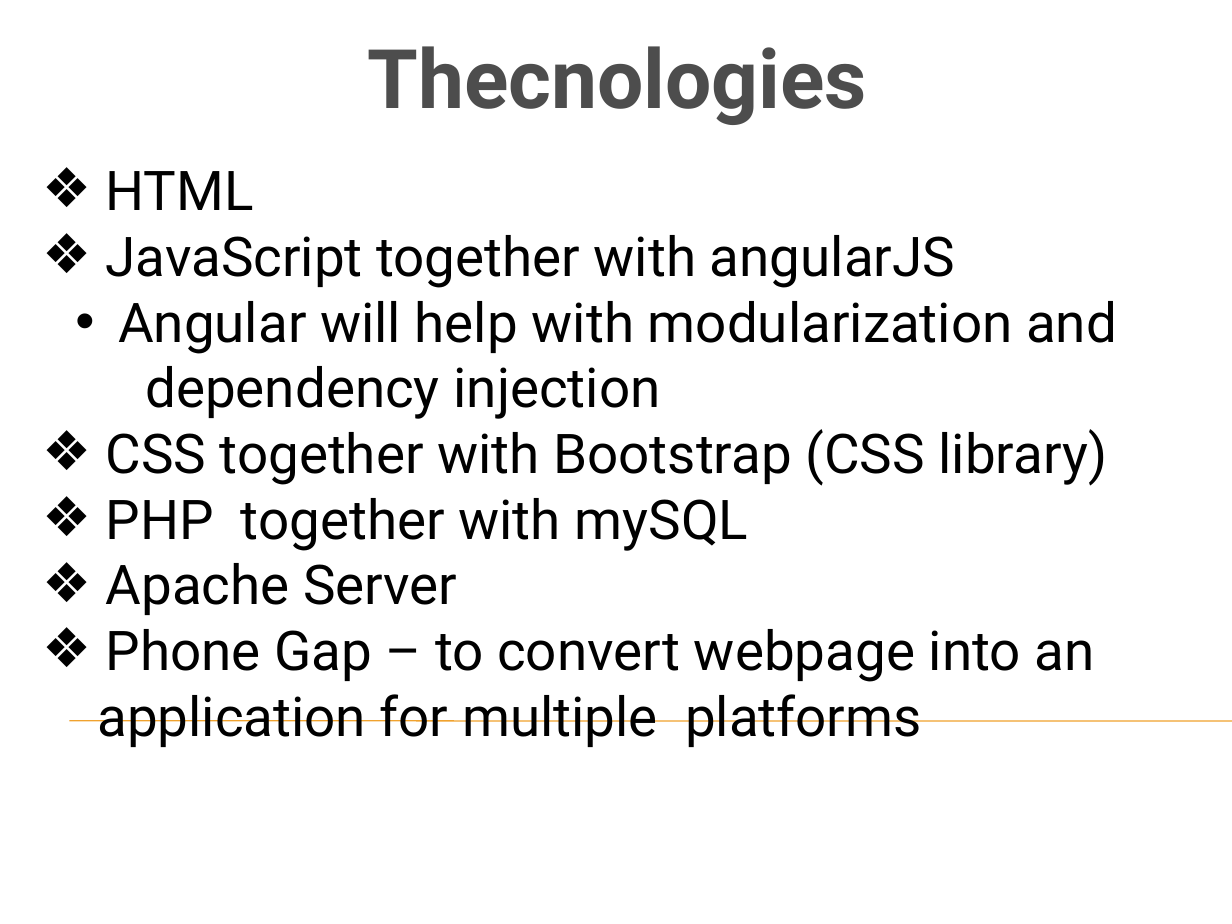
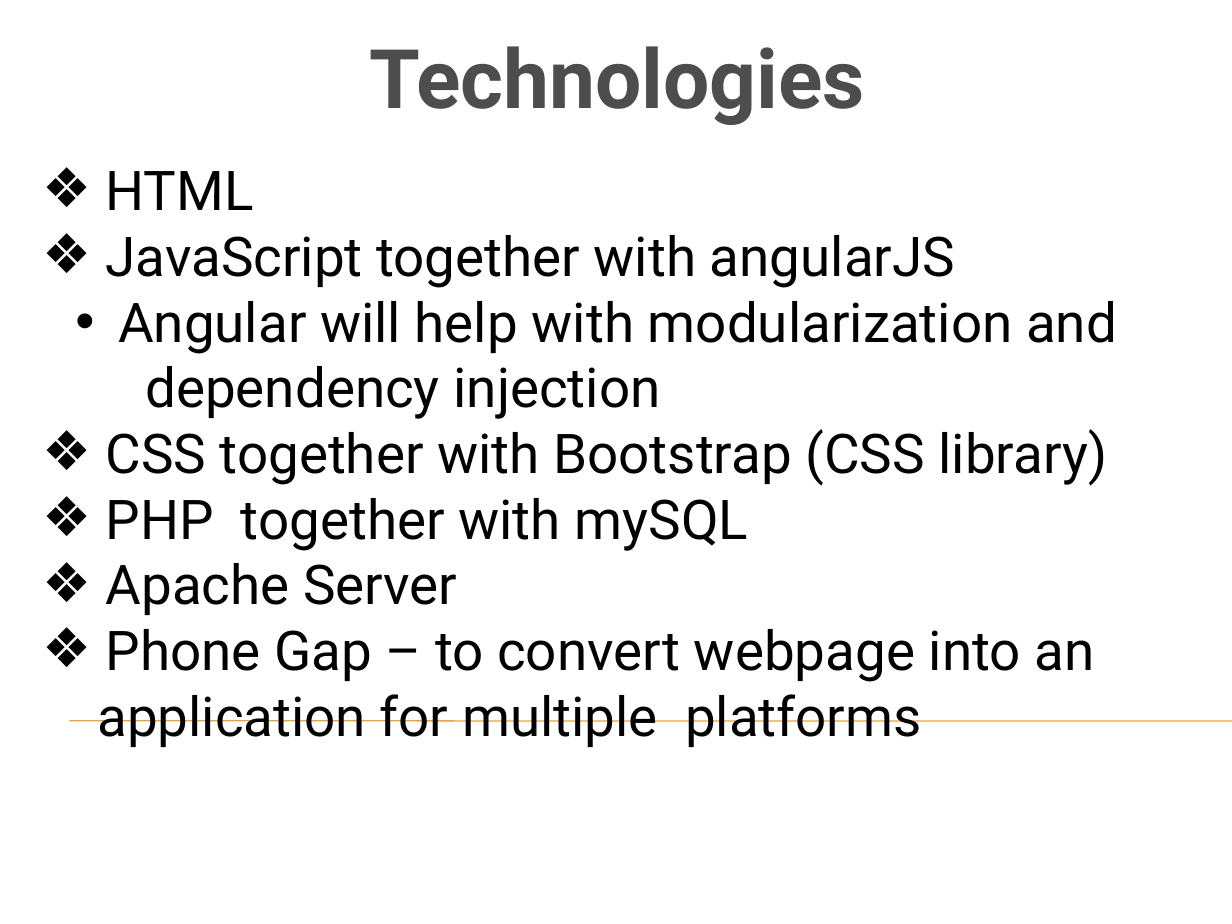
Before and after one commit to toniamichael94/MainProjectCOS301, a slide deck: slide 5 of Demo 1.pptx. Drawn at 1232x924 pixels with LibreOffice and Linux fonts; fonts in the diff are those of the drawing; background and template pictures are left out. Boxes give left, top, right and bottom in pixels: in the first picture for what was removed or moved away, otherwise in the second. Text is boxed around its words. In the diff, an @@ line names an element or a change of style, - is before the commit and + after.

Commit message:
Fixed spelling mistake ... :-)

```diff
--- a/Demo 1.pptx
+++ b/Demo 1.pptx
@@ text at [369,46,865,125]: text changed @@
-Thecnologies
+Technologies
```
Also in this commit, not shown: 1 other slide changed.
